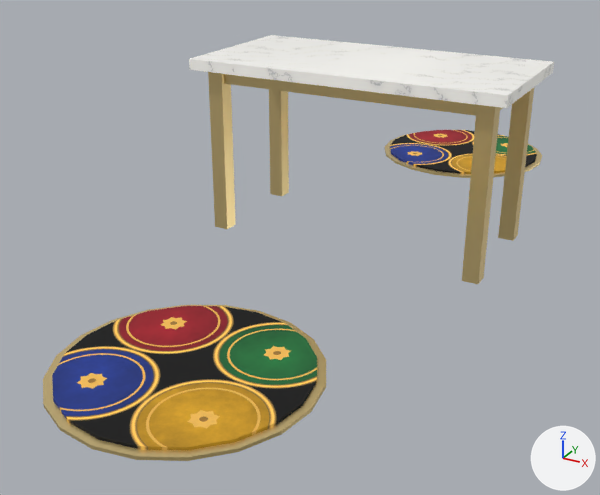
A saved change to the glTF model models/table-palace.glb.
Camera for both pictures: a 50 mm camera at (1.89, -4.24, 1.92) aimed at (-0.23, -0.39, -0.01). Arrows for +X, +Y and +Z are at lower right; the lights stay in place. The picture after the commit comes second. Objects named as collision shapes, trigger or cutter boxes, shadow casters or lower levels of detail are left out. Vertices at exactly the same position are counted once.

In view in the first picture: 'frame', 'pads', 'rims', 'top'.
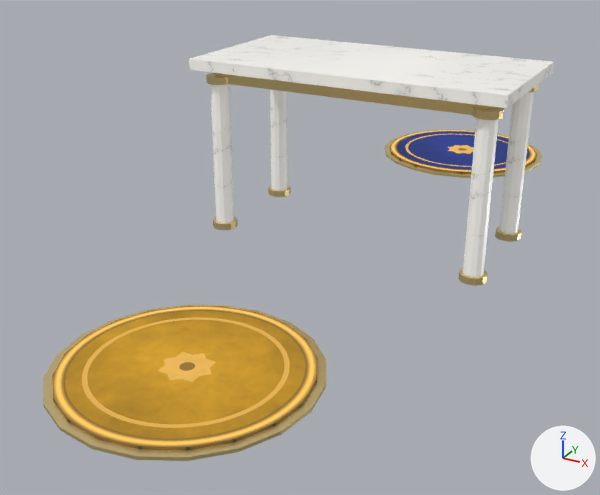
Location of each change, (x1, y1, x2, y2) in pixels of the pictures (600 x 495 px):
'frame', reshaped: before (208, 72, 534, 284); after (206, 73, 538, 286)
'legs', added: after (210, 84, 534, 277)
part 1 of me_frame, added: after (268, 186, 291, 197)
part 2 of me_frame, added: after (495, 226, 521, 242)
part 3 of me_frame, added: after (213, 217, 238, 230)
part 4 of me_frame, added: after (206, 73, 228, 85)
part 5 of me_frame, added: after (459, 268, 487, 286)
part 6 of me_frame, added: after (472, 107, 504, 120)
part 7 of me_frame, deleted (yellow): before (269, 89, 289, 196)
part 8 of me_frame, deleted: before (498, 88, 534, 241)
part 9 of me_frame, deleted (yellow): before (462, 105, 500, 284)
part 10 of me_frame, deleted (yellow): before (208, 72, 236, 229)
part 11 of me_pads, surface changed: (52, 130, 537, 451) in both

The change, as a diff of the scene's bpy script:
```diff
--- a/models/table-palace.glb.py
+++ b/models/table-palace.glb.py
@@ me_frame @@
 # used by ob_frame; location = (0.0, 0.0, 0.0)
-me_frame.from_pydata(...)  # 40 vertices, 60 faces; spans x -0.82..0.82, y -0.38..0.38, z 0.0..0.96
+me_frame.from_pydata(...)  # 216 vertices, 396 faces; spans x -0.86..0.86, y -0.41..0.41, z 0.0..0.96
+# me_frame part 1: a new loose piece, a 12-sided cylinder along z spanning x -0.855..-0.705, y 0.255..0.405, z 0.0..0.04, in mat_brass (yellow #edd495)
+# me_frame part 2: a new loose piece, a 12-sided cylinder along z spanning x 0.705..0.855, y 0.255..0.405, z 0.0..0.04, in mat_brass (yellow #edd495)
+# me_frame part 3: a new loose piece, a 12-sided cylinder along z spanning x -0.855..-0.705, y -0.405..-0.255, z 0.0..0.04, in mat_brass (yellow #edd495)
+# me_frame part 4: a new loose piece, a 12-sided cylinder along z spanning x -0.855..-0.705, y -0.405..-0.255, z 0.88..0.92, in mat_brass (yellow #edd495)
+# me_frame part 5: a new loose piece, a 12-sided cylinder along z spanning x 0.705..0.855, y -0.405..-0.255, z 0.0..0.04, in mat_brass (yellow #edd495)
+# me_frame part 6: a new loose piece, a 12-sided cylinder along z spanning x 0.705..0.855, y -0.405..-0.255, z 0.88..0.92, in mat_brass (yellow #edd495)
+# me_frame part 7: the loose piece of 8 vertices spanning x -0.82..-0.74, y 0.28..0.38, z 0.0..0.96 is deleted
+# me_frame part 8: the loose piece of 8 vertices spanning x 0.74..0.82, y 0.28..0.38, z 0.0..0.96 is deleted
+# me_frame part 9: the loose piece of 8 vertices spanning x 0.74..0.82, y -0.38..-0.28, z 0.0..0.96 is deleted
+# me_frame part 10: the loose piece of 8 vertices spanning x -0.82..-0.74, y -0.38..-0.28, z 0.0..0.96 is deleted
+# other edits to the shape of me_frame do not show in these pictures
 me_frame.materials.append(mat_brass)
@@ me_pads @@
 me_pads.from_pydata(...)  # 82 vertices, 120 faces; spans x -0.56..0.56, y -2.36..2.36, z 0.0..0.03
 # used by ob_pads; location = (0.0, 0.0, 0.0)
+# me_pads part 11: texture (UV) coordinates of 120 of 120 faces, centred in x -0.55..0.55, y -2.35..2.35, z 0.01..0.03, changed; they spanned u 0.0..1.0, v 0.0..1.0 and now span u 0.0..1.0, v 0.0..0.5
 me_pads.materials.append(mat_seat)
@@ me_legs @@
+me_legs.from_pydata(...)  # 104 vertices, 192 faces; spans x -0.84..0.84, y -0.38..0.38, z 0.04..0.88
+me_legs.materials.append(mat_marble)
@@ ob_legs @@
+ob_legs = bpy.data.objects.new('legs', me_legs)
+ob_legs.location = (0.0, 0.0, 0.0)
```
